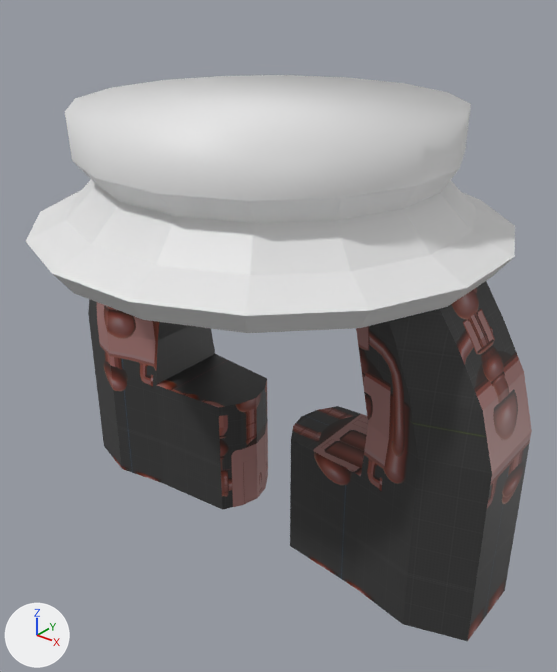
The FBX model Assets/Models/Robot/Brazo.fbx as it was, and as the next commit left it.
Rendered twice from a 50 mm lens placed at (1.121, -1.405, 0.854), pointed at (0.016, -0.024, -0.002). Every picture has the same lights, and +X, +Y and +Z are marked at lower left.

Script lines for the objects in view, before the commit:
```python
me_cube_012 = bpy.data.meshes.new('Cube.012')
me_cube_012.from_pydata(...)  # 296 vertices, 278 faces; spans x -0.646..0.646, y -0.556..0.556, z -0.568..0.568
# faces by material slot: [196, 82]
me_cube_012.materials.append(mat_tostadora_001)  # picture img_robot
me_cube_012.materials.append(mat_tostadora)  # white #e7e7e7
ob_brazoizq_002 = bpy.data.objects.new('BrazoIzq.002', me_cube_012)
ob_brazoizq_002.location = (0.0, 0.0, 0.0)
```
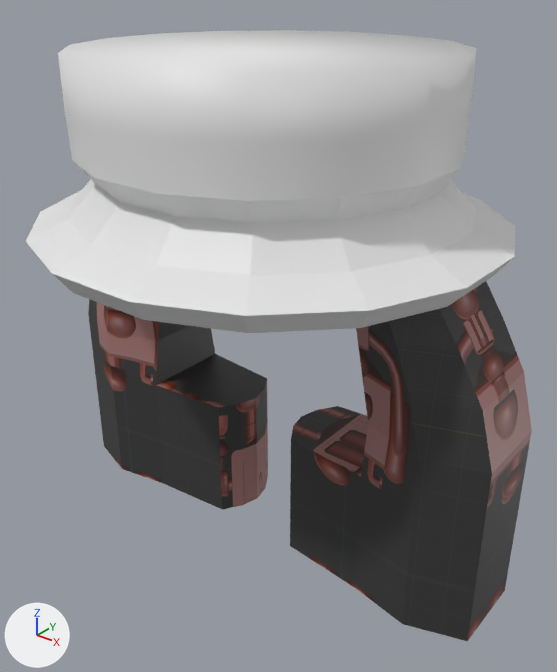
Boxes [x1, y1, x2, y2] around the edits, measured in the pictures (557 x 672 px):
```json
{"object": "BrazoIzq.002", "change": "reshaped", "before": [26, 75, 532, 641], "after": [26, 30, 532, 641], "on screen": "8% taller"}
{"part": 1, "of": "me_cube_012", "change": "built on", "before": [65, 75, 471, 143], "after": [58, 30, 477, 143]}
```

The change, as JSON lines over the scene's bpy script:
```json
{"block": "me_cube_012", "where": "# used by ob_brazoizq_002; location = (0.0, 0.0, 0.0)"}
{"op": "remove", "block": "me_cube_012", "code": "me_cube_012.from_pydata(...)  # 296 vertices, 278 faces; spans x -0.646..0.646, y -0.556..0.556, z -0.568..0.568"}
{"op": "add", "block": "me_cube_012", "code": "me_cube_012.from_pydata(...)  # 312 vertices, 294 faces; spans x -0.646..0.646, y -0.556..0.556, z -0.568..0.685"}
{"block": "me_cube_012", "change": "me_cube_012 part 1"}
{"block": "me_cube_012", "change": "1 face is deleted"}
{"block": "me_cube_012", "change": "16 new vertices lie (0.0, 0.0, 0.117) away from vertices in x -0.476..0.412, y -0.442..0.446, z 0.568"}
{"block": "me_cube_012", "change": "17 new faces join them, mat_tostadora (white #e7e7e7)"}
```
